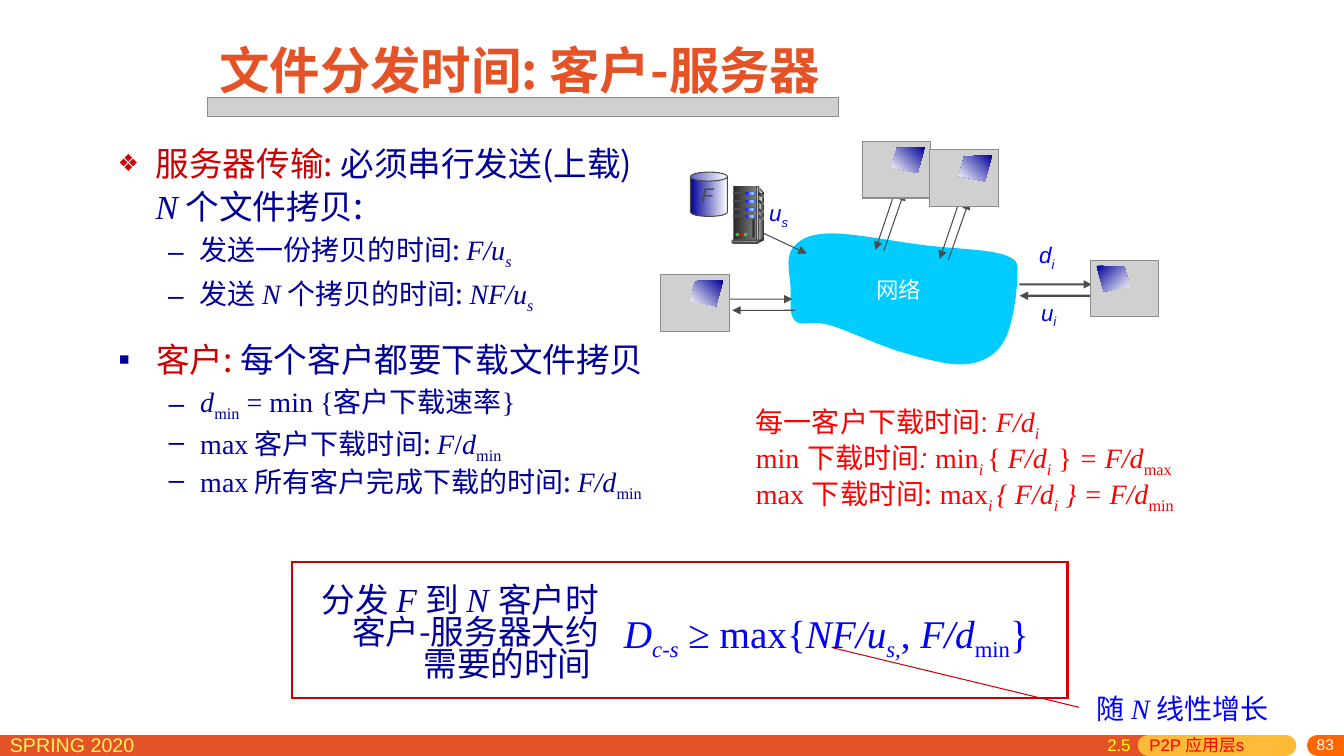
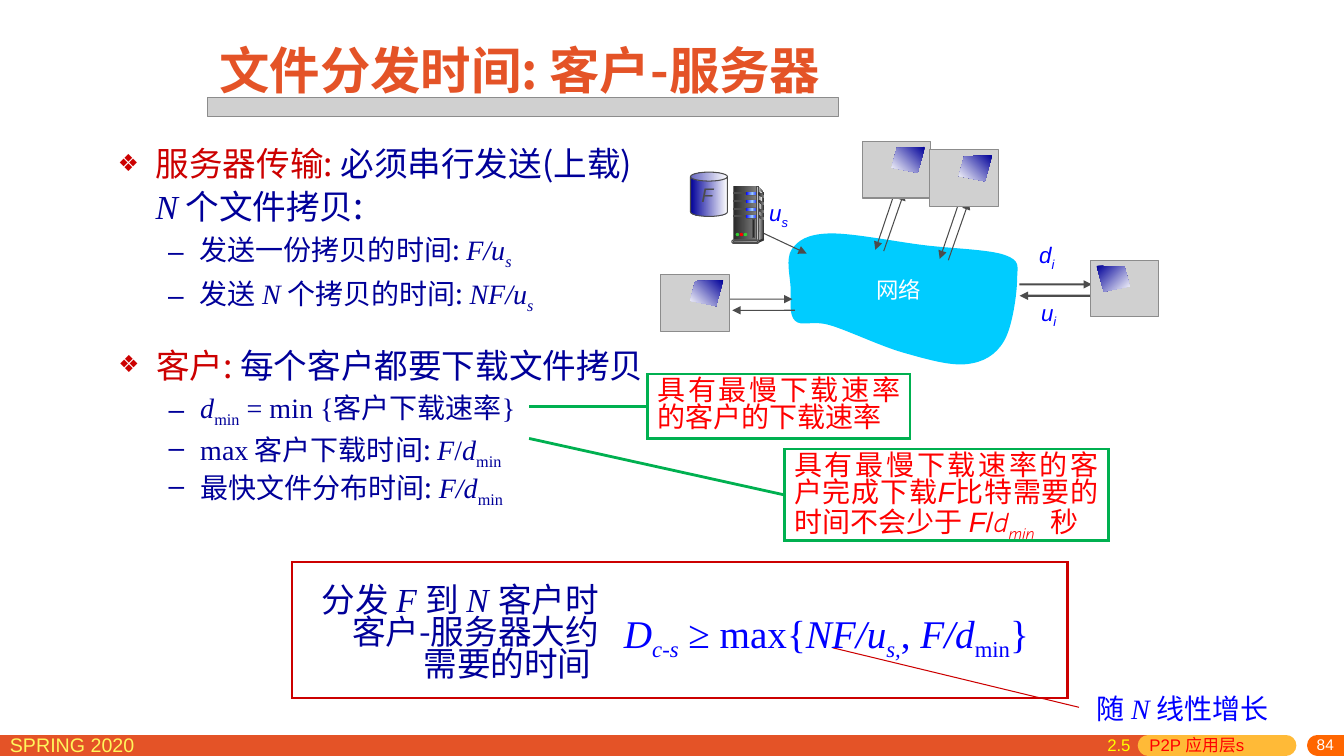
Before and after one commit to network-distributed/presentations, a slide deck: slide 84 of chapter2_cn.pptx (slide 83 before the commit). Drawn at 1344x756 pixels with LibreOffice and Linux fonts; fonts in the diff are those of the drawing; grey boxes stand for pictures. Boxes give left, top, right and bottom in pixels: in the first picture for what was removed or moved away, otherwise in the second. Text is boxed around its words. In the diff, an @@ line names an element or a change of style, - is before the commit and + after.

```diff
--- a/chapter2_cn.pptx
+++ b/chapter2_cn.pptx
@@ text at [156,349,643,381]: bullet ▪ to ❖; line spacing 0.85 to 1; more space between paragraphs @@
@@ rectangle added at [647,374,909,439], outline #00B050 2 pt, 20 pt, text #FF0000 @@
+具有最慢下载速率的客户的下载速率
@@ line added from (529, 406) to (647, 406), #00B050 2 pt @@
@@ text removed at [756,408,1035,435] @@
-每一客户下载时间: F/di
@@ line added from (529, 439) to (784, 495), #00B050 2 pt @@
@@ text removed at [756,444,1144,471] @@
-min 下载时间: mini { F/di } = F/dmax
@@ text at [200,474,478,501]: text changed; font Noto Sans CJK SC to Times New Roman @@
-  – max 所有客户完成下载的时间: F/dmin
+  – 最快文件分布时间: F/dmin
@@ rectangle added at [784,450,1109,541], outline #00B050 2 pt, 20 pt, text #FF0000 @@
+具有最慢下载速率的客户完成下载F比特需要的时间不会少于 F/dmin 秒
@@ text removed at [756,480,1149,507] @@
-max 下载时间: maxi { F/di } = F/dmin
@@ page number at [1317,739,1334,750]: text changed @@
-83
+84
```
Also in this commit, not shown: 15 other slides changed, 1 slide added, 1 other file.
